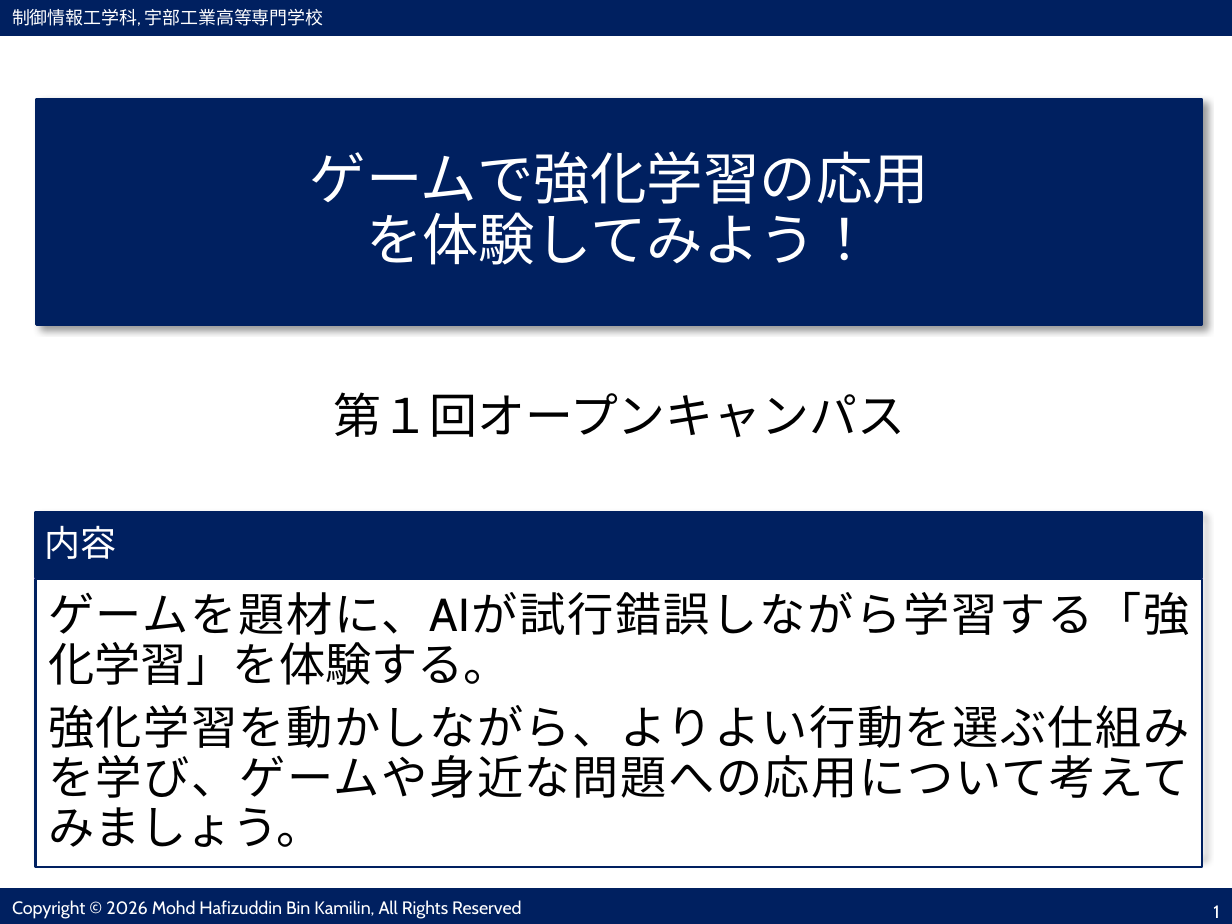
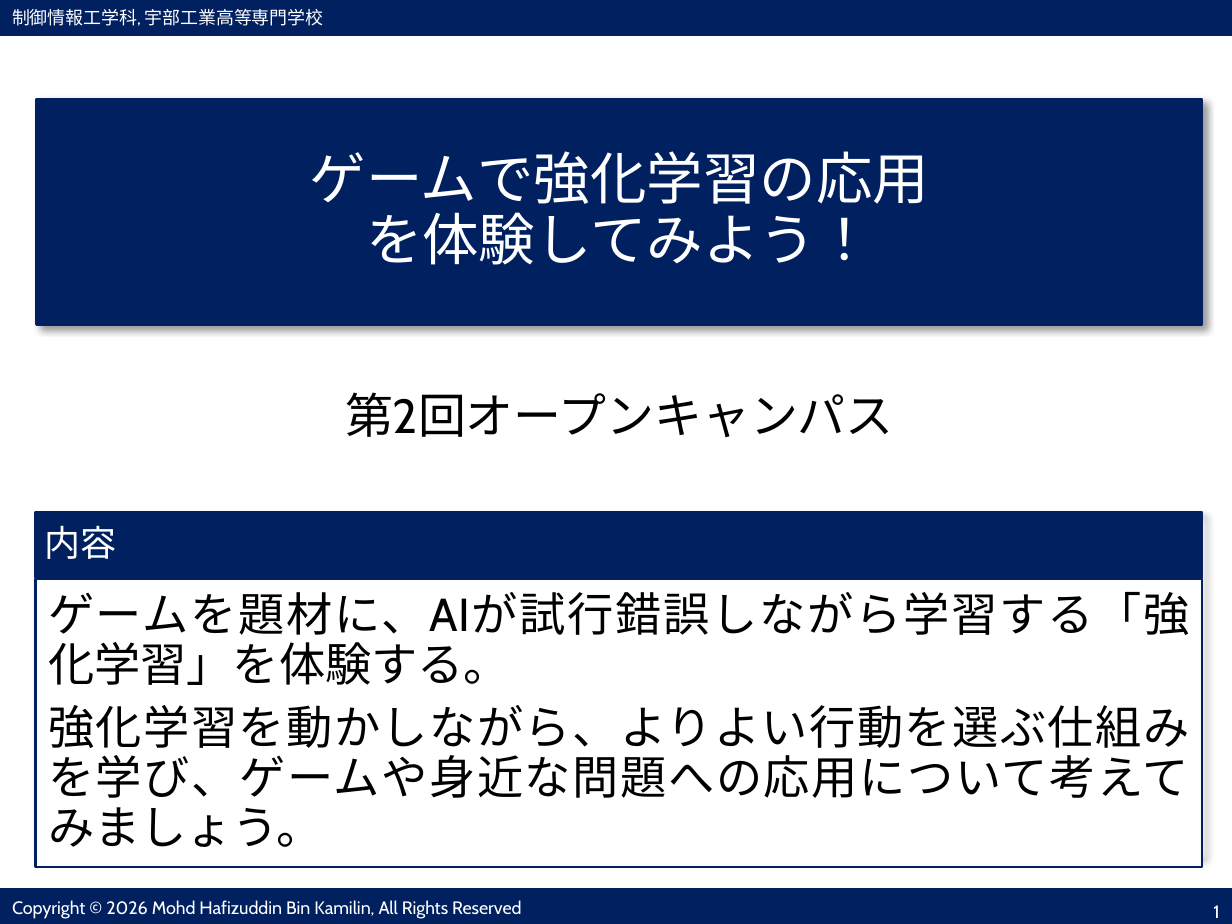
Before and after one commit to ise-nituc/q_learning, a slide deck: slide 1 of doc/プリント.pptx. Drawn at 1232x924 pixels with LibreOffice and Linux fonts; fonts in the diff are those of the drawing. Boxes give left, top, right and bottom in pixels: in the first picture for what was removed or moved away, otherwise in the second. Text is boxed around its words. In the diff, an @@ line names an element or a change of style, - is before the commit and + after.

```diff
--- a/doc/プリント.pptx
+++ b/doc/プリント.pptx
@@ text at (345,392,894,437): text changed @@
-第１回オープンキャンパス
+第2回オープンキャンパス
```
Also in this commit, not shown: 5 other slides changed, 2 slides removed, 13 other files.
